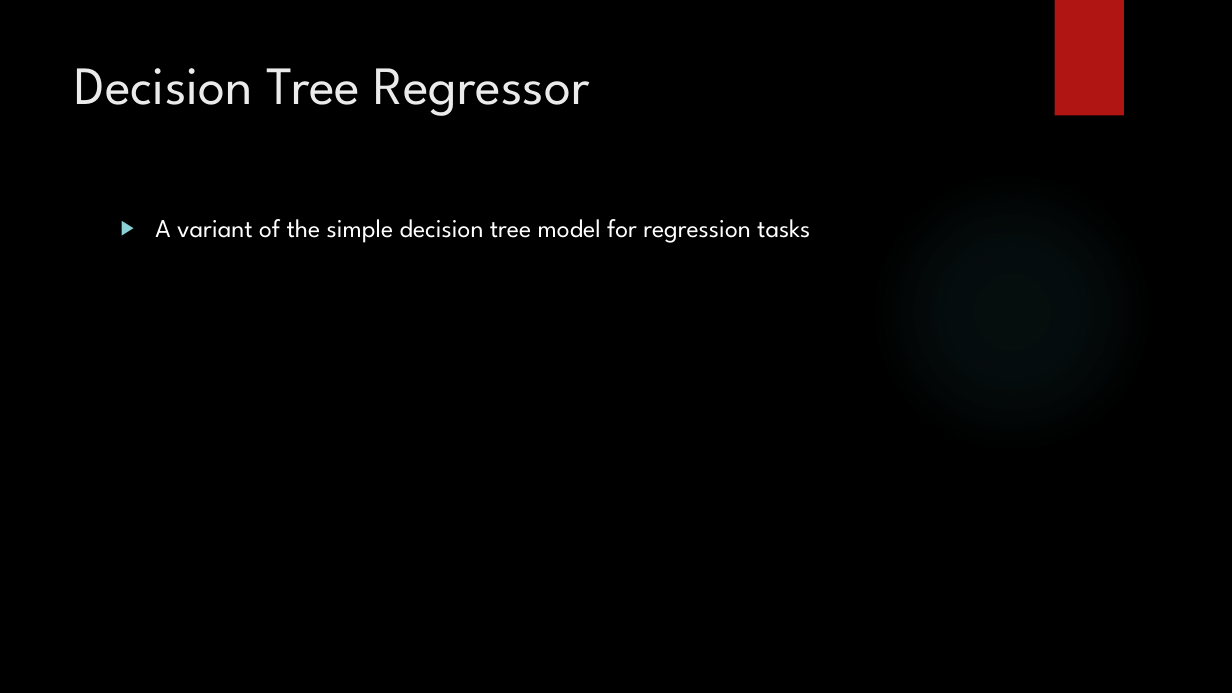
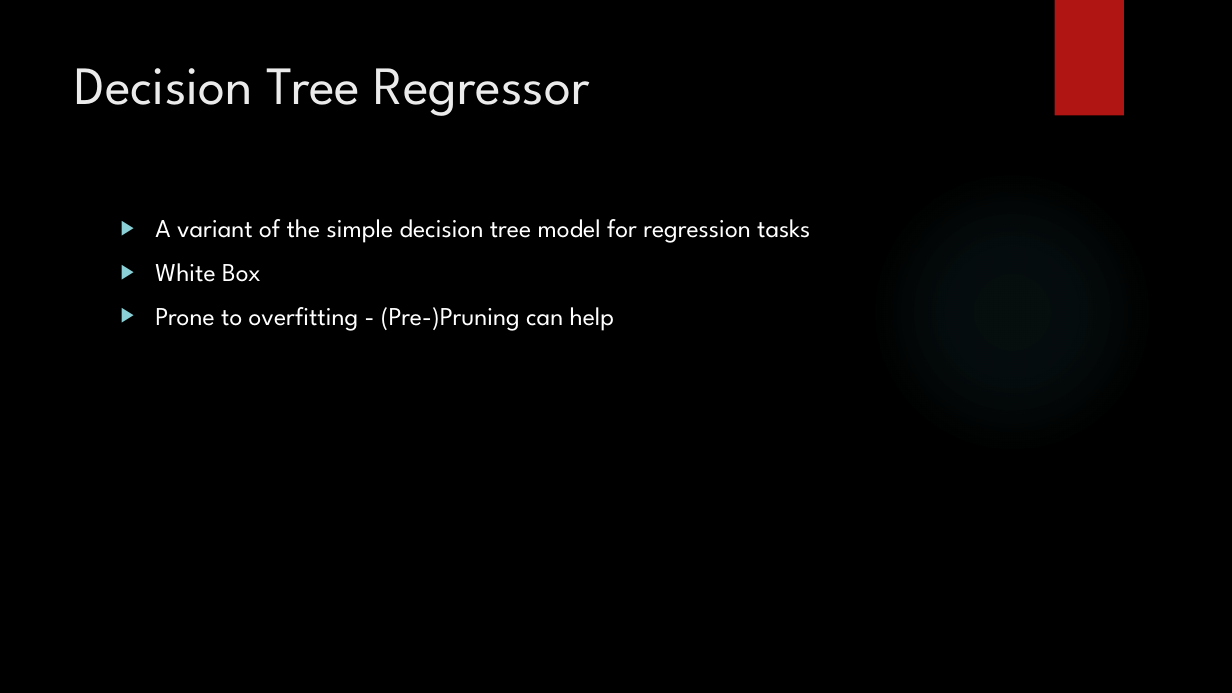
Before and after one commit to amanfc7/Machine-Learaning, a slide deck: slide 4 of ex2/Exercise_2_ppt.pptx. Drawn at 1232x693 pixels with LibreOffice and Linux fonts; fonts in the diff are those of the drawing; background and template pictures are left out. Boxes give left, top, right and bottom in pixels: in the first picture for what was removed or moved away, otherwise in the second. Text is boxed around its words. In the diff, an @@ line names an element or a change of style, - is before the commit and + after.

Commit message:
presentation

```diff
--- a/ex2/Exercise_2_ppt.pptx
+++ b/ex2/Exercise_2_ppt.pptx
@@ text at (155, 263, 614, 331): paragraphs added @@
+▶ White Box
+▶ Prone to overfitting - (Pre-)Pruning can help
```
Also in this commit, not shown: 1 other slide changed, 1 slide added, 2 slides removed, 1 other file.
